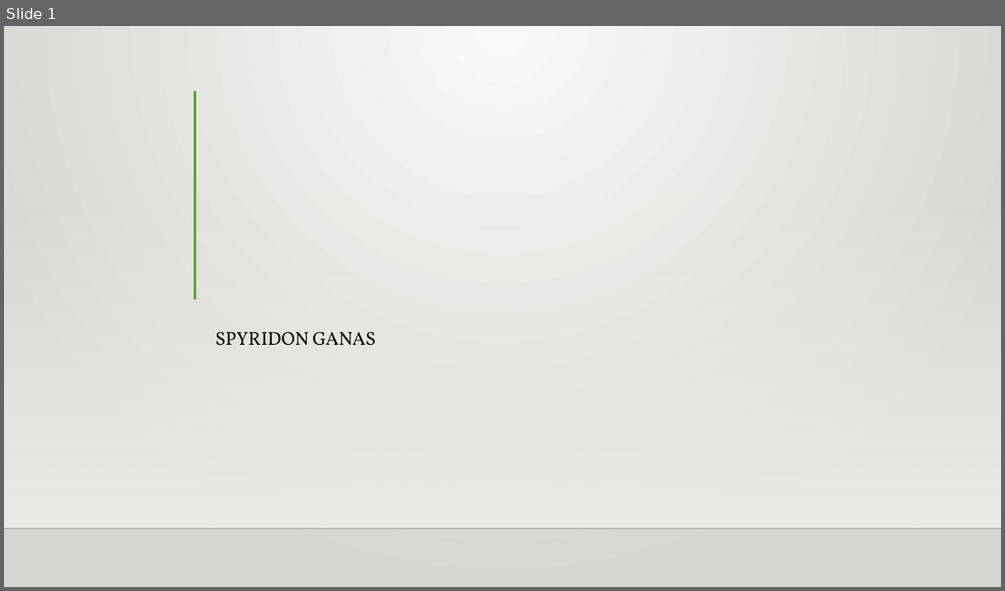
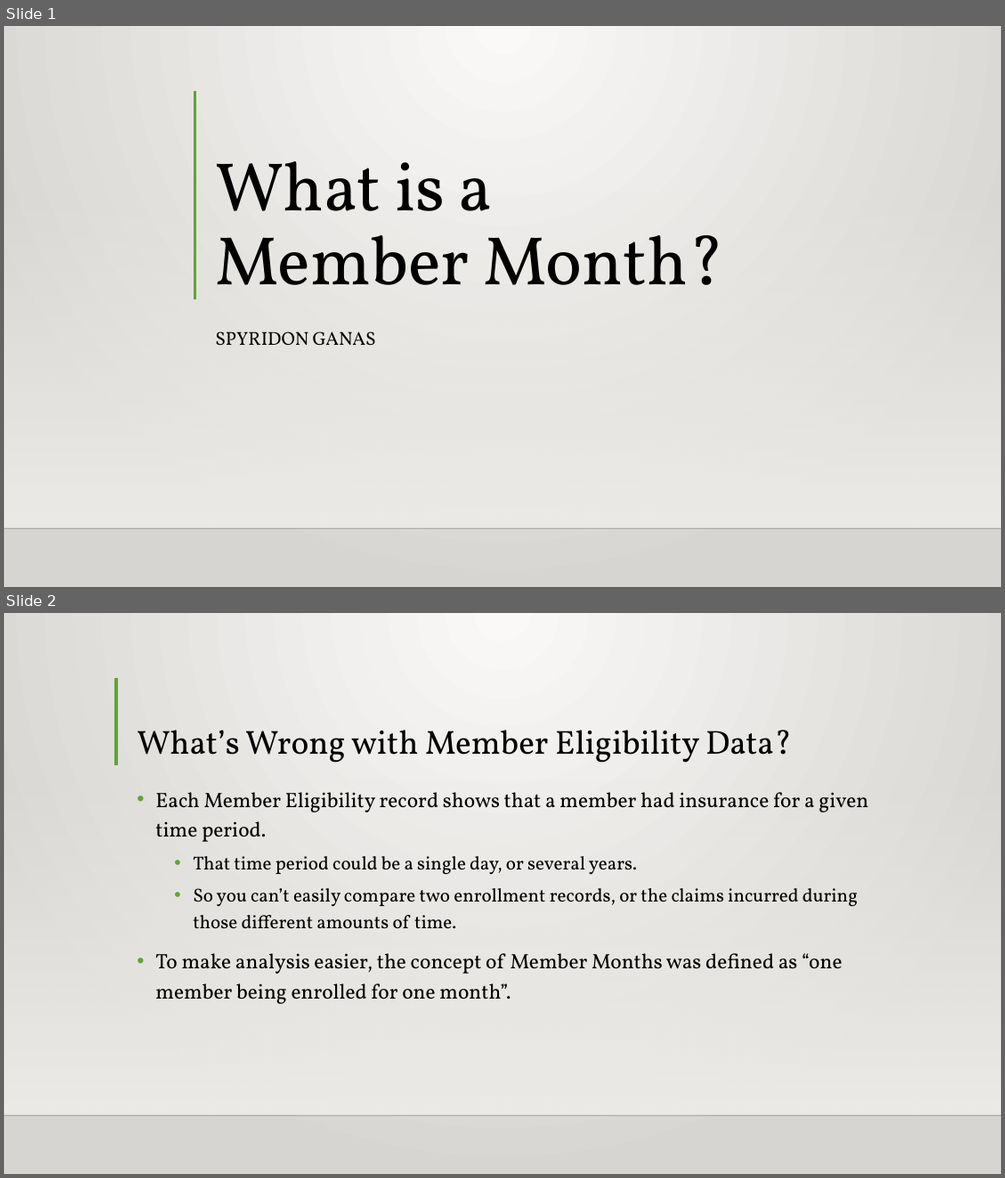
Before and after one commit to Intro-to-APCD/Intro-to-APCD.github.io, a slide deck: PowerPoints/Phase 4 - Insurance Terminology/023 What is a Member Month.pptx. Shown one above the other, each under a label of ours: slide 1 before the commit, slides 1 and 2 after it. The pictures are 1005x591 and 1005x1178 pixels, drawn with LibreOffice and Linux fonts; fonts in the diff are those of the drawing; background and template pictures are left out. Boxes give left, top, right and bottom in pixels: in the first picture for what was removed or moved away, otherwise in the second. Text is boxed around its words. In the diff, an @@ line names an element or a change of style, - is before the commit and + after.

Commit message:
worked on actuarial value and member months powerpoints

```diff
--- a/PowerPoints/Phase 4 - Insurance Terminology/023 What is a Member Month.pptx
+++ b/PowerPoints/Phase 4 - Insurance Terminology/023 What is a Member Month.pptx
@@ slide 2 added at <box>4,613,1001,1174</box>, background gradient #FAFAF9 to #D7D5D2; not listed: 2 template elements that a slide beside it also shows @@
@@ line added from (116, 678) to (116, 765), #5FA534 3 pt @@
@@ title added at <box>137,730,792,763</box>, 32 pt, text #000000 @@
+What’s Wrong with Member Eligibility Data?
@@ text added at <box>155,792,868,1004</box>, 20 pt, text #000000 @@
+• Each Member Eligibility record shows that a member had insurance for a given time period.
+  • That time period could be a single day, or several years.
+  • So you can’t easily compare two enrollment records, or the claims incurred during those different amounts of time.
+• To make analysis easier, the concept of Member Months was defined as “one member being enrolled for one month”.
@@ slide 1 changed as well @@
@@ title added at <box>215,161,724,285</box>, 66 pt, text #000000 @@
+What is a
+Member Month?
```
Also in this commit, not shown: 4 other slides added, 1 slide removed, 5 other files.
